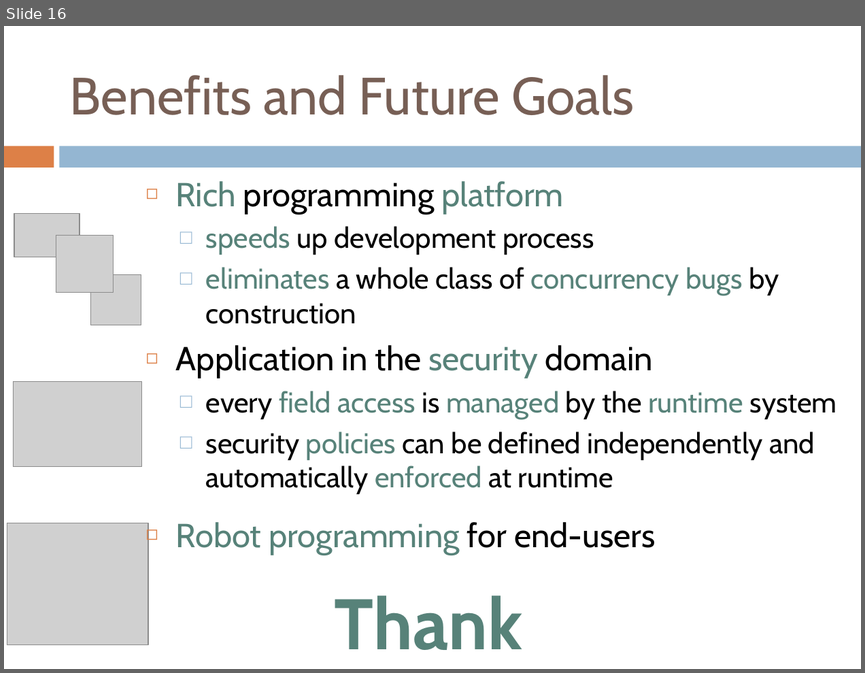
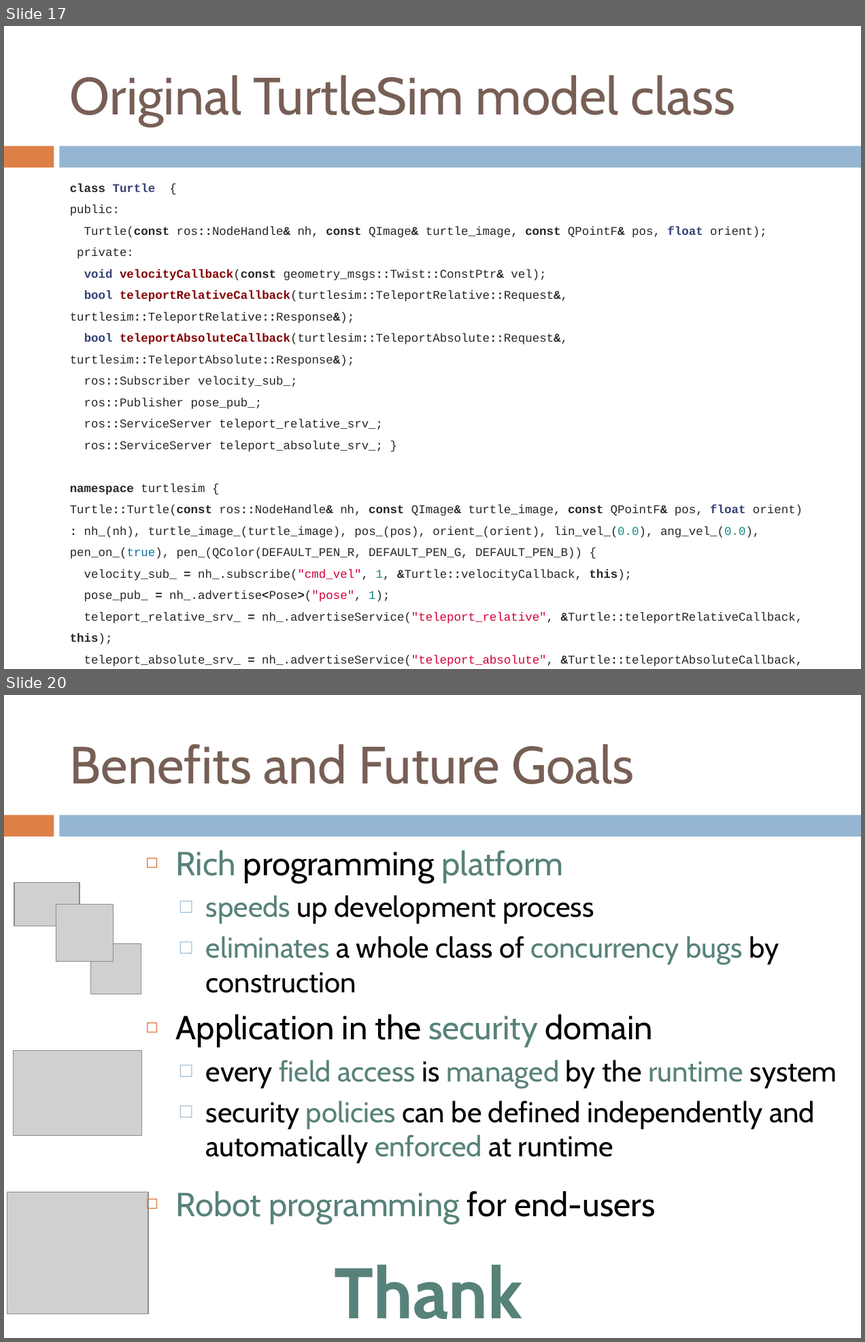
Before and after one commit to webguru412/React-Robots, a slide deck: talks/ppr-13-11-25.pptx. Shown one above the other, each under a label of ours: slide 16 before the commit, slides 17 and 20 after it; the slides between them are not shown. The pictures are 865x673 and 865x1342 pixels, drawn with LibreOffice and Linux fonts; fonts in the diff are those of the drawing; grey boxes stand for pictures. Boxes give left, top, right and bottom in pixels: in the first picture for what was removed or moved away, otherwise in the second. Text is boxed around its words. In the diff, an @@ line names an element or a change of style, - is before the commit and + after.

```diff
--- a/talks/ppr-13-11-25.pptx
+++ b/talks/ppr-13-11-25.pptx
@@ slide 17 added at [4, 26, 861, 669], background #FFFFFF; not listed: 2 template elements that a slide beside it also shows @@
@@ title added at [70, 75, 735, 126], 44 pt, text #775F55 @@
+Original TurtleSim model class
@@ text added at [70, 184, 803, 644], 10 pt, text #262626 @@
+class Turtle {
+public:
+Turtle(const ros::NodeHandle& nh, const QImage& turtle_image, const QPointF& pos, float orient);
+private:
+void velocityCallback(const geometry_msgs::Twist::ConstPtr& vel);
+bool teleportRelativeCallback(turtlesim::TeleportRelative::Request&, turtlesim::TeleportRelative::Response&);
+bool teleportAbsoluteCallback(turtlesim::TeleportAbsolute::Request&, turtlesim::TeleportAbsolute::Response&);
+ros::Subscriber velocity_sub_;
+ros::Publisher pose_pub_;
+ros::ServiceServer teleport_relative_srv_;
+ros::ServiceServer teleport_absolute_srv_; }
+namespace turtlesim {
+Turtle::Turtle(const ros::NodeHandle& nh, const QImage& turtle_image, const QPointF& pos, float orient)
+: nh_(nh), turtle_image_(turtle_image), pos_(pos), orient_(orient), lin_vel_(0.0), ang_vel_(0.0), pen_on_(true), pen_(QColor(DEFAULT_PEN_R, DEFAULT_PEN_G, DEFAULT_PEN_B)) {
+velocity_sub_ = nh_.subscribe("cmd_vel", 1, &Turtle::velocityCallback, this);
+pose_pub_ = nh_.advertise<Pose>("pose", 1);
+teleport_relative_srv_ = nh_.advertiseService("teleport_relative", &Turtle::teleportRelativeCallback, this);
+teleport_absolute_srv_ = nh_.advertiseService("teleport_absolute", &Turtle::teleportAbsoluteCallback, this);
+}
@@ what was slide 16 is now slide 20 @@
```
Also in this commit, not shown: 7 slides changed, 4 other slides added, 2 slides removed, 3 other files.
